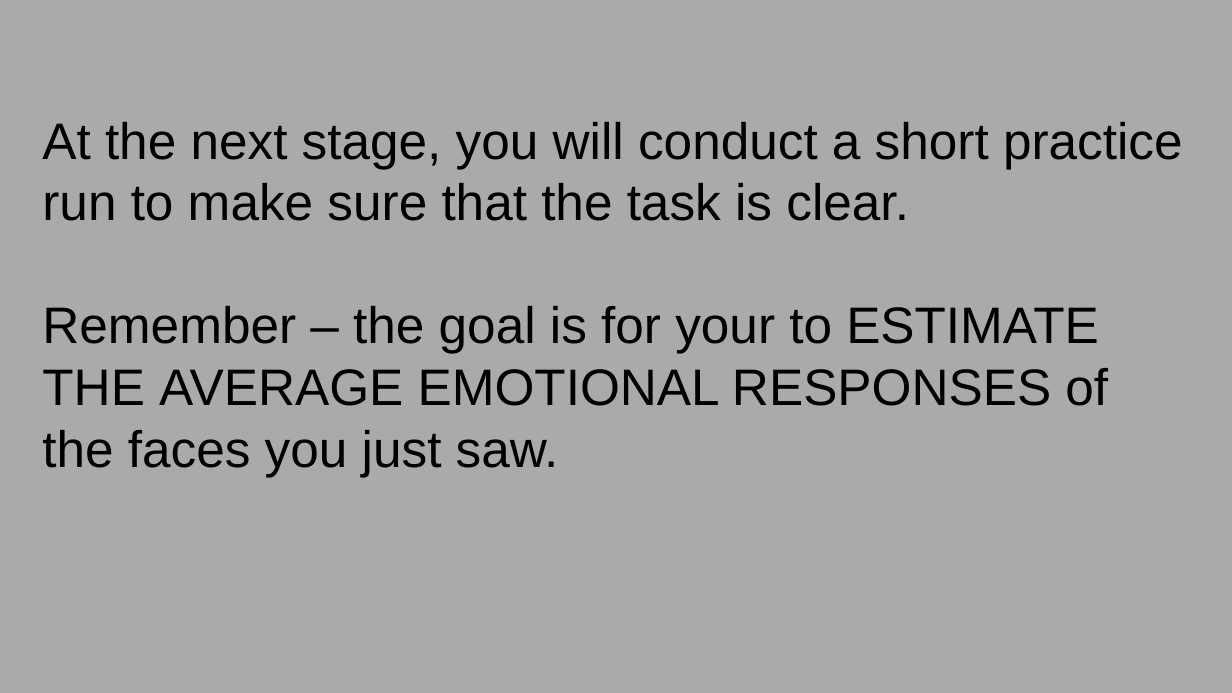
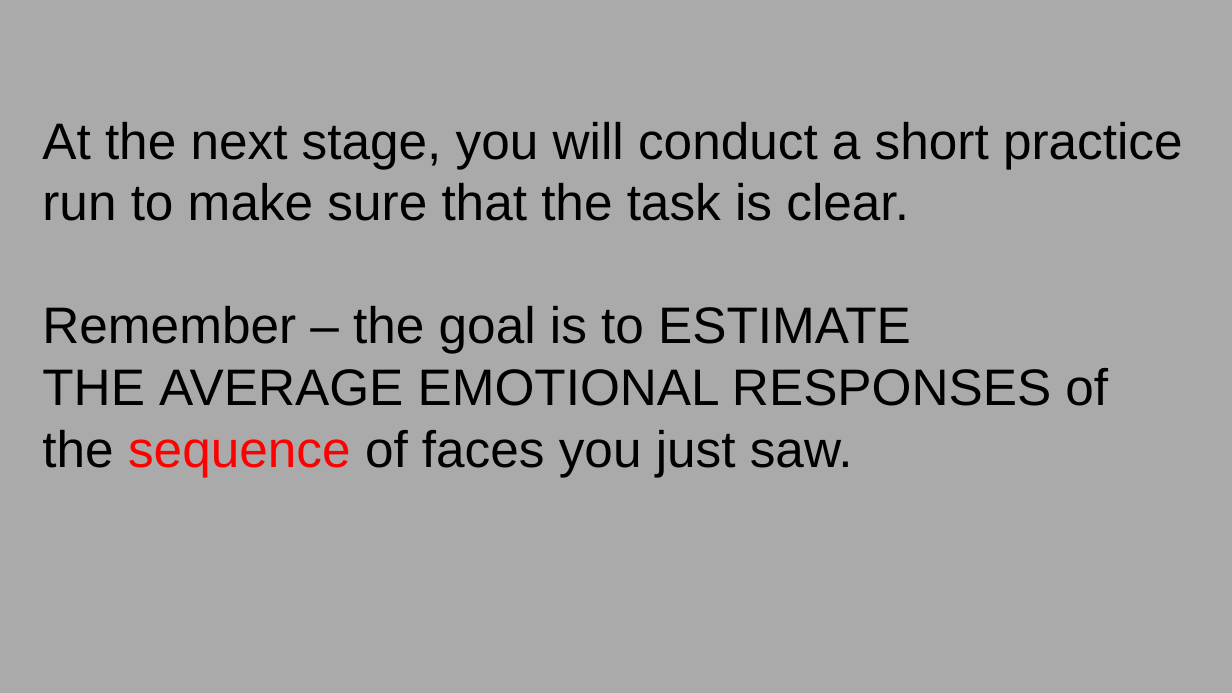
Before and after one commit to GoldenbergLab/task-sequential-faces-emotion-estimation, a slide deck: slide 6 of img/ins/instructions1.4.19.pptx. Drawn at 1232x693 pixels with LibreOffice and Linux fonts; fonts in the diff are those of the drawing. Boxes give left, top, right and bottom in pixels: in the first picture for what was removed or moved away, otherwise in the second. Text is boxed around its words. In the diff, an @@ line names an element or a change of style, - is before the commit and + after.

```diff
--- a/img/ins/instructions1.4.19.pptx
+++ b/img/ins/instructions1.4.19.pptx
@@ text at (42, 306, 1108, 477): text changed @@
-Remember – the goal is for your to ESTIMATE THE AVERAGE EMOTIONAL RESPONSES of the faces you just saw.
+Remember – the goal is to ESTIMATE THE AVERAGE EMOTIONAL RESPONSES of the sequence of faces you just saw.
```
Also in this commit, not shown: 6 other slides changed, 20 other files.
